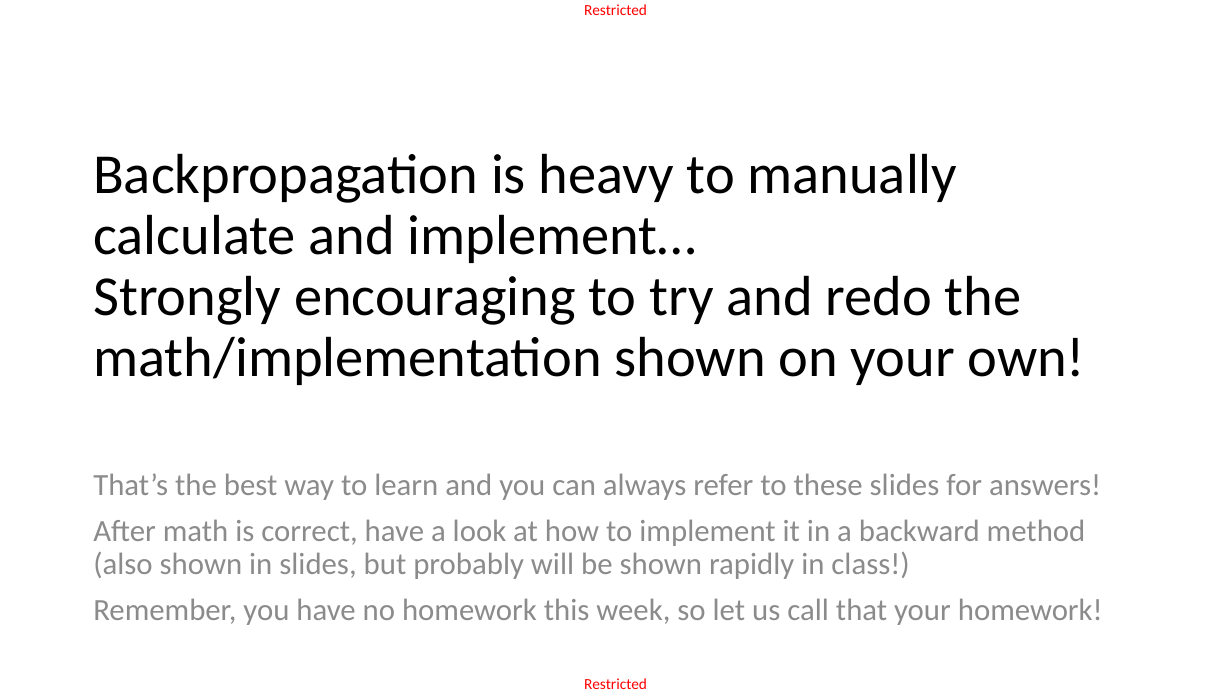
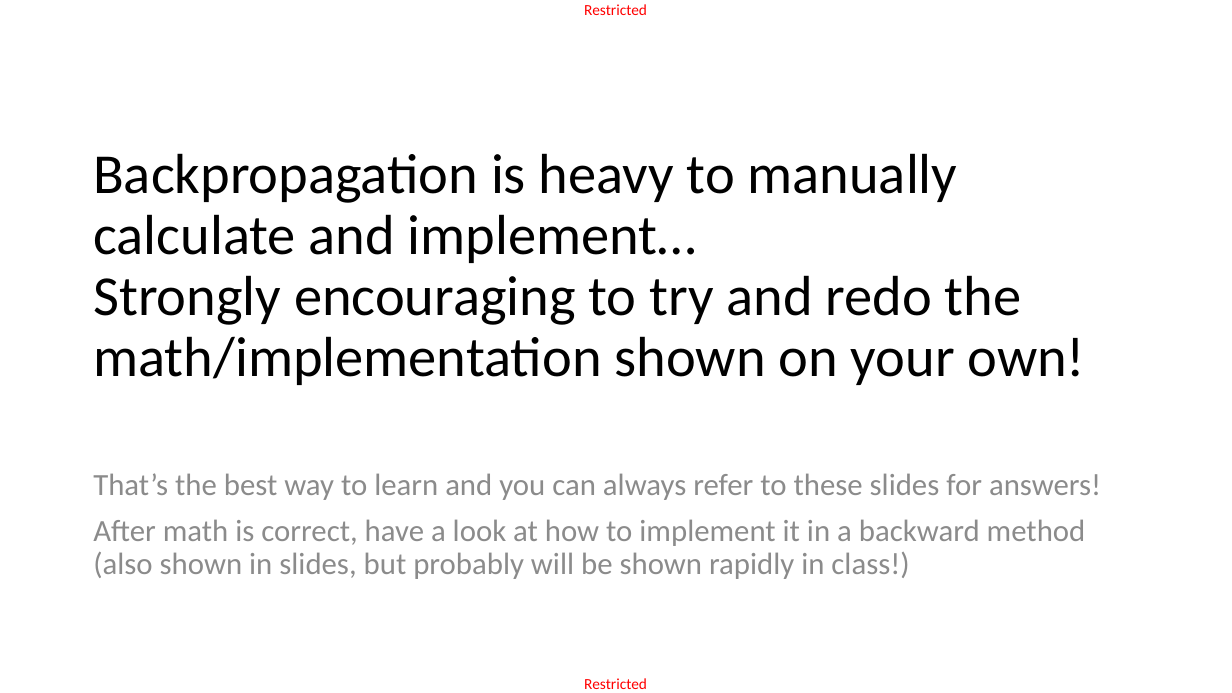
Before and after one commit to matthieudemari/SUTD_ACAD_DL-CV, a slide deck: slide 23 of Day 1 Part 4/D1P4.pptx. Drawn at 1232x693 pixels with LibreOffice and Linux fonts; fonts in the diff are those of the drawing. Boxes give left, top, right and bottom in pixels: in the first picture for what was removed or moved away, otherwise in the second. Text is boxed around its words. In the diff, an @@ line names an element or a change of style, - is before the commit and + after.

```diff
--- a/Day 1 Part 4/D1P4.pptx
+++ b/Day 1 Part 4/D1P4.pptx
@@ text at bbox=[93, 598, 1103, 625]: paragraph removed @@
-Remember, you have no homework this week, so let us call that your homework!
```
Also in this commit, not shown: 1 other slide changed, 10 other files.
